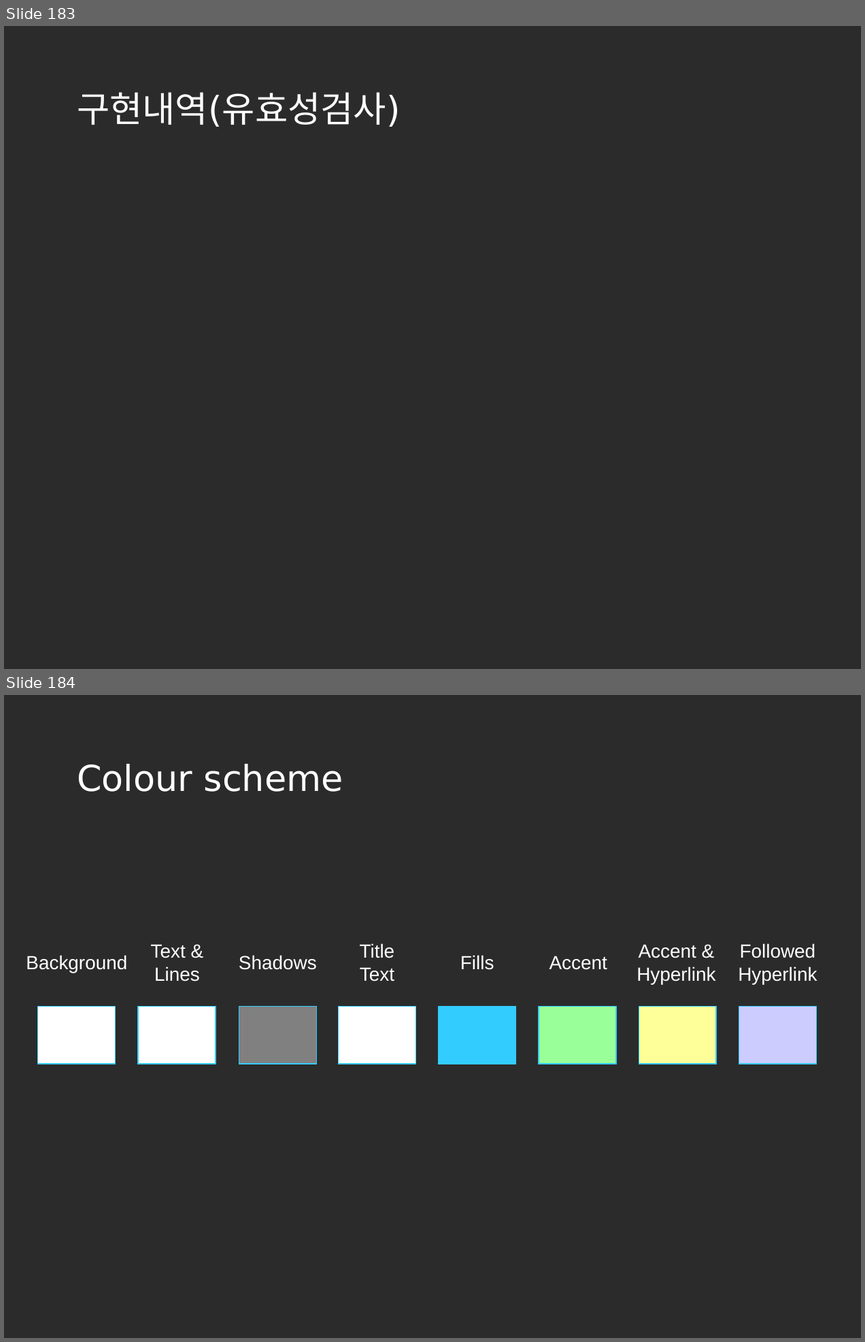
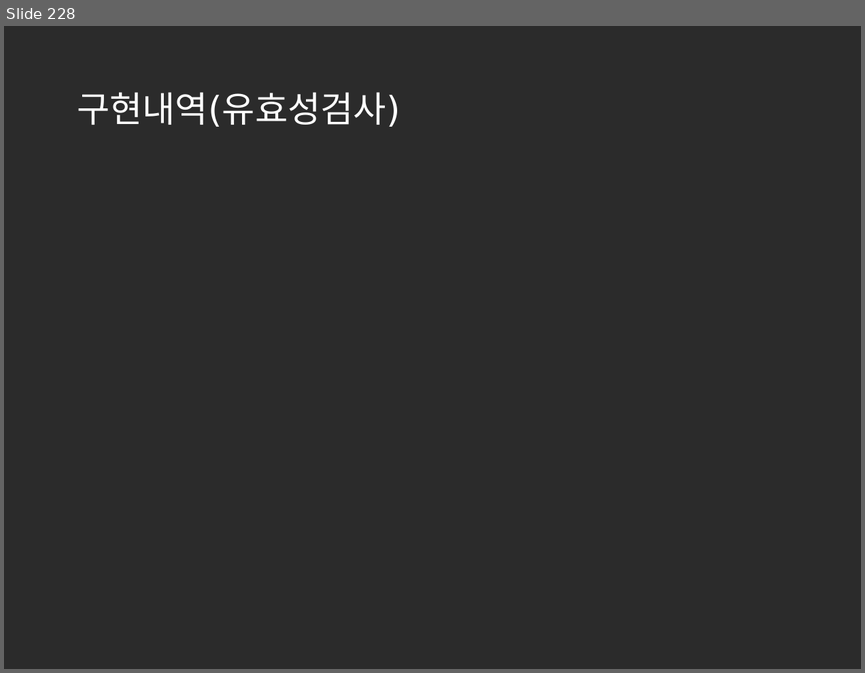
Before and after one commit to korea600/useful, a slide deck: Useful/UML/Presentation/useful_ppt_초안(수정중).pptx. Shown one above the other, each under a label of ours: slides 183 and 184 before the commit, slide 228 after it. The pictures are 865x1342 and 865x673 pixels, drawn with LibreOffice and Linux fonts; fonts in the diff are those of the drawing; background and template pictures are left out; a plain dark background stands for a picture behind light text. Boxes give left, top, right and bottom in pixels: in the first picture for what was removed or moved away, otherwise in the second. Text is boxed around its words. In the diff, an @@ line names an element or a change of style, - is before the commit and + after.

```diff
--- a/Useful/UML/Presentation/useful_ppt_초안(수정중).pptx
+++ b/Useful/UML/Presentation/useful_ppt_초안(수정중).pptx
@@ slide 184 removed at bbox=[4, 695, 861, 1338], background picture (left out) @@
@@ title removed at bbox=[77, 764, 343, 792] @@
-Colour scheme
@@ text removed at bbox=[26, 955, 127, 973] @@
-Background
@@ text removed at bbox=[151, 944, 200, 981] @@
-Text &
-Lines
@@ text removed at bbox=[239, 955, 317, 970] @@
-Shadows
@@ text removed at bbox=[360, 943, 395, 981] @@
-Title
-Text
@@ text removed at bbox=[460, 955, 494, 970] @@
-Fills
@@ text removed at bbox=[549, 955, 607, 970] @@
-Accent
@@ text removed at bbox=[636, 944, 715, 984] @@
-Accent &
-Hyperlink
@@ text removed at bbox=[738, 943, 817, 984] @@
-Followed
-Hyperlink
@@ rectangle removed at bbox=[38, 1006, 116, 1064] @@
@@ rectangle removed at bbox=[138, 1006, 215, 1064] @@
@@ rectangle removed at bbox=[239, 1006, 316, 1064] @@
@@ rectangle removed at bbox=[338, 1006, 415, 1064] @@
@@ rectangle removed at bbox=[439, 1006, 515, 1064] @@
@@ rectangle removed at bbox=[538, 1006, 616, 1064] @@
@@ rectangle removed at bbox=[639, 1006, 716, 1064] @@
@@ rectangle removed at bbox=[739, 1006, 816, 1064] @@
@@ what was slide 183 is now slide 228 @@
```
Also in this commit, not shown: 1 slide changed, 45 slides added, 6 other slides removed.
